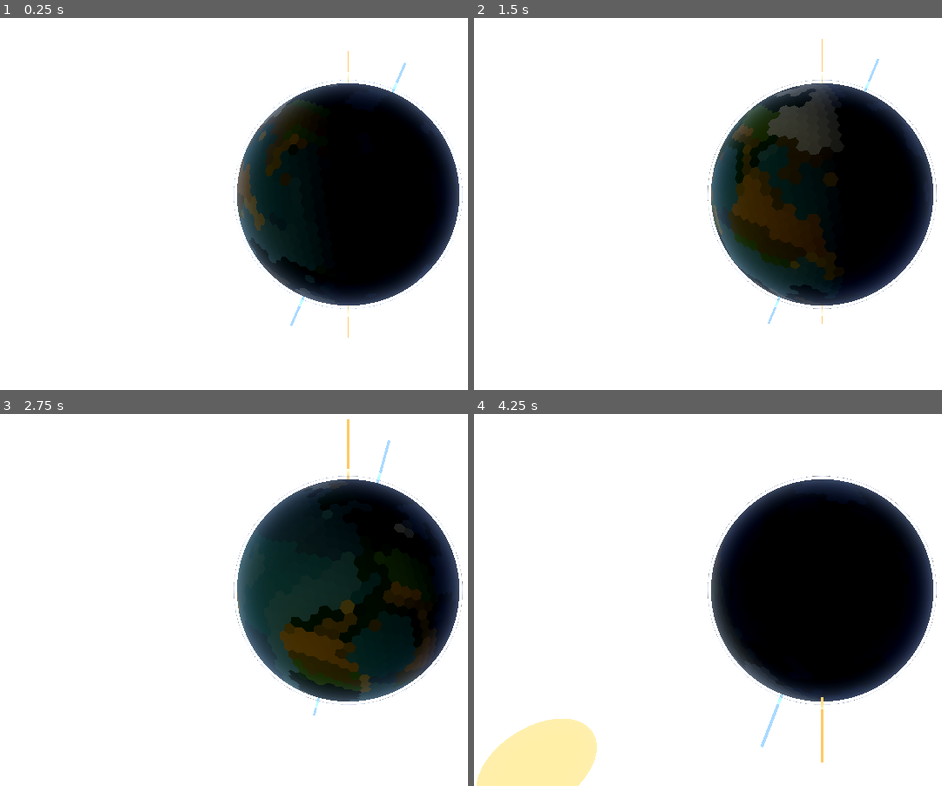
Above: before the commit, frames 1-4 (two rows, left to right).
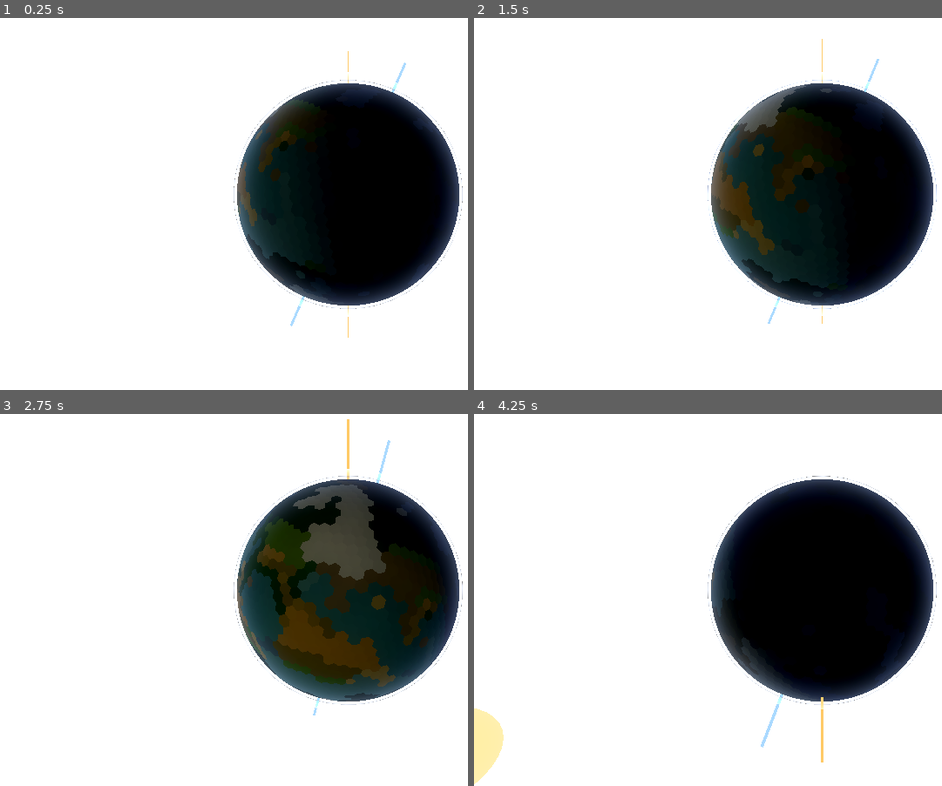
Above: after the commit, the same moments.

Repository: Halfwhit/hex-planet-gen
Game: Godot game, scene res://scenes/Main.tscn
Two runs of this game, one before a commit and one after it. Both use one fixed random seed, a clock stepped at 60 frames per second and the inputs below.
Inputs (mouse positions are in pixels of both pictures, inside the frame that each line leads up to):
- Up to frame 1 (0.25 s): no input
- Up to frame 2 (1.5 s): tap Enter at 0.5 s; move the mouse to (outside the picture) at 0.52 s; tap E at 0.6 s; click (outside the picture) at 0.67 s; drag from (684, 215) to (787, 270) at 1.27 s
- Up to frame 3 (2.75 s): move the mouse to (416, 503) at 2.02 s; tap E at 2.1 s; click (416, 503) at 2.17 s
- Up to frame 4 (4.25 s): drag from (787, 666) to (614, 533) at 2.77 s; move the mouse to (outside the picture) at 3.52 s; tap E at 3.6 s; click (outside the picture) at 3.67 s

The runs differ from the first frame. In frame 1, 0.9% of the frame differs, in the area x 49-99%, y 16-79%; in frame 2, 7.2%; in frame 3, 10%, in the area x 50-99%, y 11-78%; in frame 4, 4.2%.

Commit message:
Derive orbit speed from spin speed, not the other way around
rotation_speed stays as the authority (4 deg/s).
sun_orbit_speed = rotation_speed / days_per_orbit (4/8 = 0.5 deg/s).
Planet spin feels unchanged; orbit is proportionally slower.

Co-Authored-By: Claude Sonnet 4.6 <noreply@anthropic.com>

Diff:
--- a/scripts/Main.gd
+++ b/scripts/Main.gd
@@ -95,11 +95,10 @@
 func _ready() -> void:
 	if Engine.is_editor_hint():
 		return
+	_rotation_speed_rad = deg_to_rad(rotation_speed)
 	_sun = get_node_or_null("Sun") as Sun
 	if _sun:
-		_rotation_speed_rad = deg_to_rad(_sun.sun_orbit_speed * float(days_per_orbit))
-	else:
-		_rotation_speed_rad = deg_to_rad(rotation_speed)
+		_sun.sun_orbit_speed = rotation_speed / float(days_per_orbit)
 
 	# All planet visuals (mesh, atmosphere, axis lines) are children of this
 	# pivot so that a single position update moves everything in sync.
